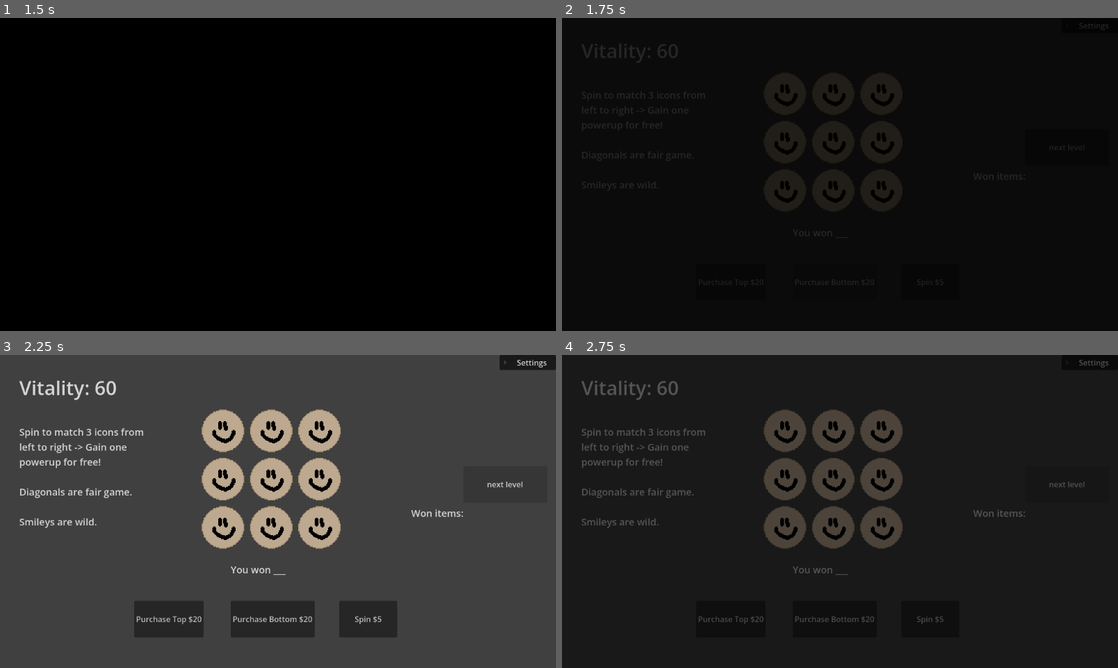
Above: before the commit, frames 1-4 (two rows, left to right).
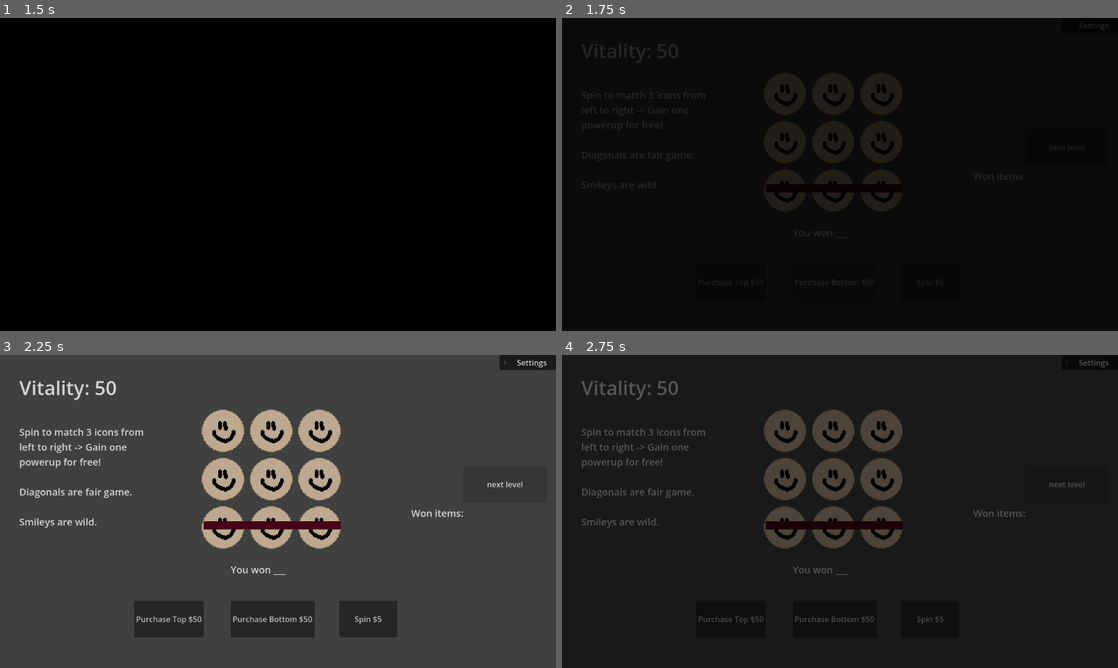
Above: after the commit, the same moments.

Repository: ZaneSoCool/GDaM-Mega-Collab-Fall-2025
Game: Godot game, scene res://Scenes/SlotMachine.tscn
Same seed, same stepped clock (60 frames per second), same inputs: the game is played once before the commit and once after it. This scene is started directly instead of the project's main scene.
Inputs:
- Up to frame 1 (1.5 s): click "Purchase Top $20" (after the commit: "Purchase Top $50") at 0.5 s; click "Purchase Bottom $20" (after the commit: "Purchase Bottom $50") at 1.25 s
- Up to frame 2 (1.75 s): no input
- Up to frame 3 (2.25 s): click "next level" at 2 s
- Up to frame 4 (2.75 s): no input

Frame 1 is identical in both runs. In frame 2, 0.4% of the frame differs, in the area x 17-62%, y 8-85%; in frame 3, 0.7%, in the area x 17-62%, y 8-86%; in frame 4, 0.6%.

Commit message:
quick bug fix with slurp, quick balancing changes, export demo

Diff:
--- a/Scenes/SlotMachine.tscn
+++ b/Scenes/SlotMachine.tscn
@@ -157,7 +157,7 @@
 offset_top = 509.0
 offset_right = 398.0
 offset_bottom = 584.99994
-text = "Purchase Top $20"
+text = "Purchase Top $50"
 
 [node name="PurchaseBottomButton" type="Button" parent="." unique_id=1841880956]
 layout_mode = 0
@@ -165,7 +165,7 @@
 offset_top = 509.0
 offset_right = 652.0
 offset_bottom = 584.99994
-text = "Purchase Bottom $20"
+text = "Purchase Bottom $50"
 
 [node name="nextlevelButton" type="Button" parent="." unique_id=417363822]
 layout_mode = 0
--- a/Scripts/Global.gd
+++ b/Scripts/Global.gd
@@ -11,7 +11,7 @@
 	"Backjack" : 0,
 	"LowBall" : 0,
 	"SickleCell" : 0,
-	"AceInTheHole" : 1,
+	"AceInTheHole" : 0,
 	"DoubleDown" : 0,
 	"Slurp" : 0,
 	"Rawr" : 0
--- a/Scripts/powerUps/slurp.gd
+++ b/Scripts/powerUps/slurp.gd
@@ -10,6 +10,7 @@
 			blackJackScene.removeCard(true, blackJackScene.getCardIndex(card.card_id, card.card_suite))
 
 	blackJackScene.player_vitality_bar.value = Global.vitality
+	blackJackScene.player_vitality_bar_label.text = str(blackJackScene.player_vitality_bar.value) + " / " + str(blackJackScene.player_vitality_bar.max_value)
 
 func canUse():
 	if blackJackScene.playerCards.is_empty() or Global.vitality >= Global.max_vitality:
--- a/Scripts/slotMachine.gd
+++ b/Scripts/slotMachine.gd
@@ -91,15 +91,15 @@
 	wonItemsLabel.text = "Unlocked powerupsl " + str(listOfWonItems)
 
 func _on_purchase_top_button_pressed() -> void:
-	if Global.vitality > 20:
-		Global.vitality -= 20
+	if Global.vitality > 50:
+		Global.vitality -= 50
 		vitality_label.text = "Vitality: " + str(Global.vitality)
 		purchasedTop = true
 		top_not_purchased.visible = false
 
 func _on_purchase_bottom_button_pressed() -> void:
-	if Global.vitality > 20:
-		Global.vitality -= 20
+	if Global.vitality > 50:
+		Global.vitality -= 50
 		vitality_label.text = "Vitality: " + str(Global.vitality)
 		purchasedBottom = true
 		bottom_not_purchased.visible = false
Not shown, added: export_presets.cfg
